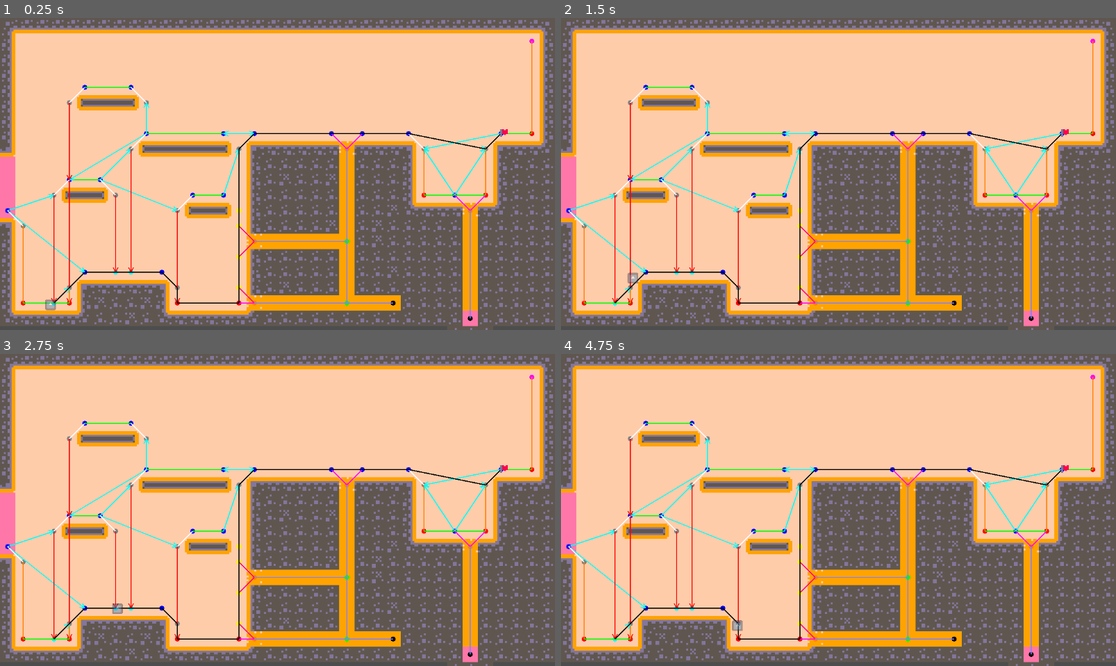
Above: before the commit, frames 1-4 (two rows, left to right).
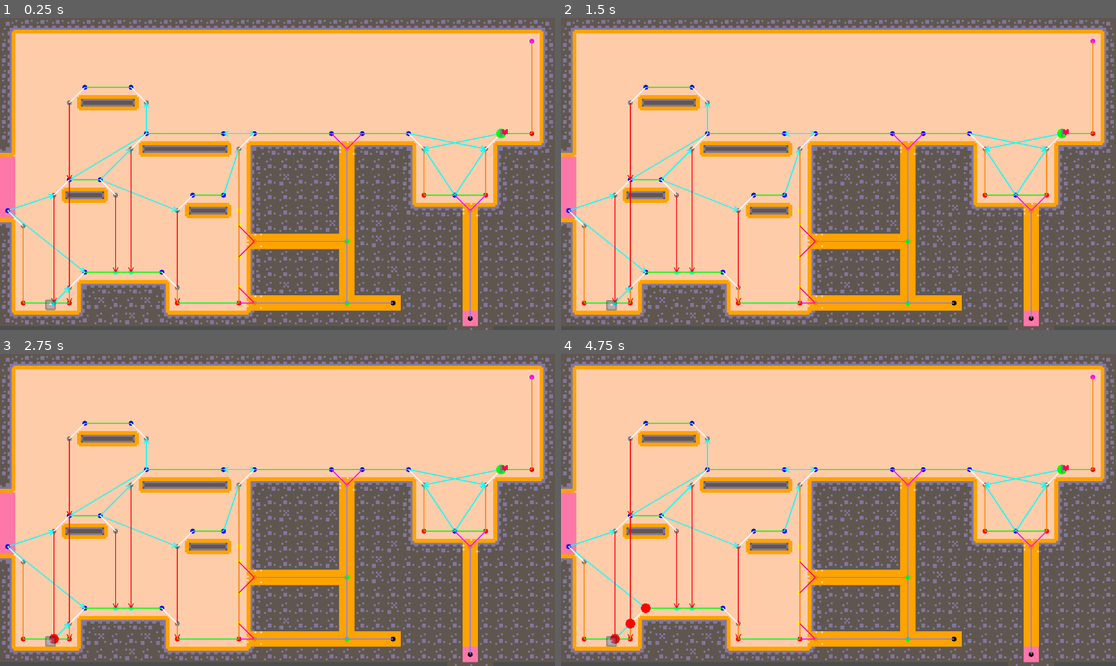
Above: after the commit, the same moments.

Repository: marolmmar1/TFG
Game: Godot game, scene res://Develop/Bioma.tscn
Same seed, same stepped clock (60 frames per second), same inputs: the game is played once before the commit and once after it. The engine's default icon, where the game draws it, is replaced by a stand-in: a white triangle on a blue panel in a dark square.
Inputs:
- Up to frame 1 (0.25 s): no input
- Up to frame 2 (1.5 s): no input
- Up to frame 3 (2.75 s): no input
- Up to frame 4 (4.75 s): tap Enter at 4.25 s

The runs differ from the first frame. In frame 1, 0.6% of the frame differs, in the area x 9-92%, y 35-92%; in frame 2, 0.7%; in frame 3, 0.7%; in frame 4, 0.8%, in the area x 8-92%, y 35-94%.

Commit message:
astar edge weights

Diff:
--- a/Creatures/GroundCreature/ground_creature_ai.gd
+++ b/Creatures/GroundCreature/ground_creature_ai.gd
@@ -10,12 +10,22 @@
 #DEBUG
 var target
 
+var walk_speed
+var climb_speed
+var crawl_speed
+
+var calculating_astar = false
+
 
 func init(_astar, _controller, target):
 	self.astar_graph = _astar
 	self.controller = _controller
 	#DEBUG
 	self.target = target
+
+	self.walk_speed = controller.find_child("Walk").speed
+	self.climb_speed = controller.find_child("Climb").speed
+	self.crawl_speed = controller.find_child("Crawl").speed
 
 
 func get_closest_node(point: Vector2, threshold: float):
@@ -38,10 +48,12 @@
 
 	var node: Vector2i
 	var parent: AstarAINode
-	var cost: int
+	var cost: float
 
 
 func astar(current_node: Vector2i, target_node: Vector2i) -> Array:
+	calculating_astar = true
+
 	var pending = []
 	var explored = []
 
@@ -52,37 +64,49 @@
 	while pending.size() > 0: #TODO prevent infinite loop and split process through ticks
 
 		# #DEBUG
-		# await get_tree().create_timer(15.25).timeout
+		await get_tree().create_timer(1.5).timeout
 		astar_graph.queue_redraw()
 
 		var lowest_cost_node = null
 		var lowest_cost = INF
 
+		# Get pending node with lowest calculated cost + heuristic (expected cost)
 		for node in pending:
-			var cost = node_cost(node, AstarAINode.new(target_node, null, 0))
+			var cost = node.cost + node_heuristic(node, AstarAINode.new(target_node, null, 0))
 			if cost < lowest_cost:
 				lowest_cost = cost
 				lowest_cost_node = node
 
+		# We're exploring this one
 		pending.erase(lowest_cost_node)
 		explored.append(lowest_cost_node)
 
+		# Goal reached
 		if lowest_cost_node.node == target_node:
 			return build_path(start_node, lowest_cost_node)
 
+		# #DEBUG
+		astar_graph.astar_on_going.append(astar_graph.tmhelper.to_world_position(lowest_cost_node.node))
+		print("cost: ", lowest_cost_node.cost)
+		print("heuristic: ", node_heuristic(lowest_cost_node, AstarAINode.new(target_node, null, 0)))
+		print("total: ", lowest_cost_node.cost + node_heuristic(lowest_cost_node, AstarAINode.new(target_node, null, 0)))
+
 		var neighbors = get_neighbors(lowest_cost_node.node)
 		for neighbor in neighbors:
+			# Skip explored neighbors
 			if explored.filter(func(x): return x.node == neighbor).size() > 0:
 				continue
 
 			var pending_neighbor = pending.filter(func(x): return x.node == neighbor).pop_front()
 
+			# If not pending add the neighbor
 			if not pending_neighbor:
 				pending_neighbor = AstarAINode.new(neighbor, lowest_cost_node, 0)
 				var cost = node_cost(lowest_cost_node, pending_neighbor)
 				pending_neighbor.cost = cost
 				pending.append(pending_neighbor)
 
+			# If pending update neighbor cost if lower
 			else:
 				var cost = node_cost(lowest_cost_node, pending_neighbor)
 				if cost < pending_neighbor.cost:
@@ -91,24 +115,45 @@
 
 	return []
 
-func node_cost(from: AstarAINode, to: AstarAINode) -> int:
-	var heuristic = controller.position.distance_to(astar_graph.tmhelper.to_world_position(to.node))
-	var movement_cost = 0
-	if from.parent:
-		movement_cost = from.cost
-
-	return heuristic + movement_cost
-
 func get_neighbors(node: Vector2i) -> Array:
 	var neighbors = []
 
-	# #DEBUG
-	# astar_graph.astar_on_going.append(astar_graph.tmhelper.to_world_position(node))
-
 	for edge in astar_graph.astar_nodes[node]:
 		neighbors.append(edge.to)
 
 	return neighbors
+
+
+# Calculate costs
+func node_heuristic(from: AstarAINode, to: AstarAINode) -> float:
+	return astar_graph.tmhelper.to_world_position(from.node).distance_to(astar_graph.tmhelper.to_world_position(to.node))
+
+
+func node_cost(from: AstarAINode, to: AstarAINode) -> float:
+
+	var parent_cost = 0
+	if from.parent:
+		parent_cost = from.cost
+
+	var movement_cost = 0
+	for edge in astar_graph.astar_nodes[from.node]:
+		if edge.to == to.node:
+			movement_cost = speed_cost(edge)
+
+	return movement_cost + parent_cost
+
+func speed_cost(edge: Edge) -> float:
+	var dist = edge.from.distance_to(edge.to)
+	# v = d / t, t = d / v
+	if edge.movement_type == Edge.MovementType.WALK:
+		return dist / walk_speed
+	elif edge.movement_type == Edge.MovementType.CLIMB:
+		return dist / climb_speed
+	elif edge.movement_type == Edge.MovementType.CRAWL:
+		return dist / crawl_speed
+
+	return 1
+
 
 func build_path(start_node: AstarAINode, end_node: AstarAINode) -> Array:
 	var _path = []
@@ -126,13 +171,13 @@
 
 #TODO pass to higher AI
 func tick():
-	if not path:
+	if not path and not calculating_astar:
 		var current_node = get_closest_node(controller.position, 1000)
 		var target_node = get_closest_node(target.position, 1000)
 
 		# #DEBUG
-		# astar_graph.astar_target = astar_graph.tmhelper.to_world_position(target_node)
-		# astar_graph.queue_redraw()
+		astar_graph.astar_target = astar_graph.tmhelper.to_world_position(target_node)
+		astar_graph.queue_redraw()
 
 		if current_node == null or target_node == null:
 			return
